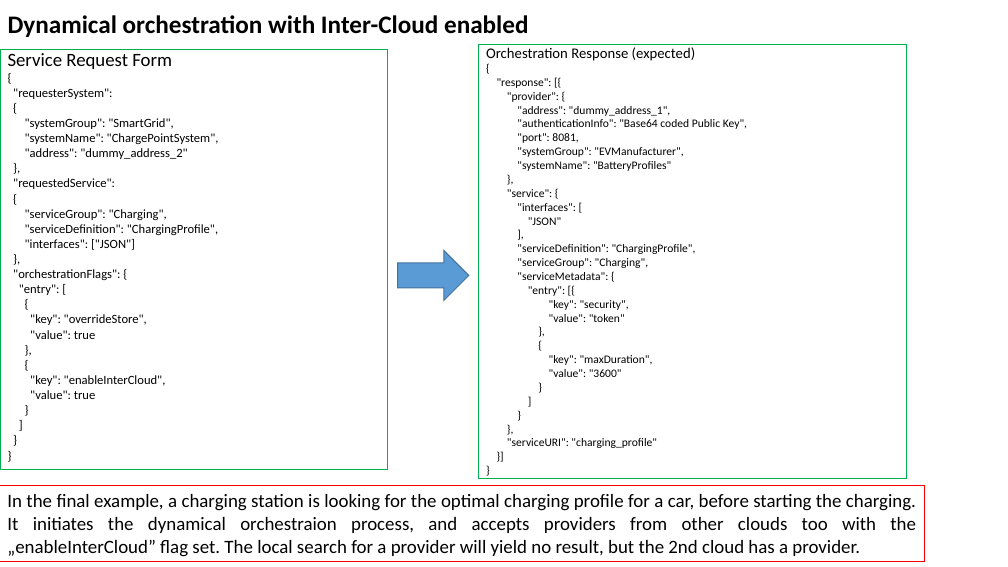
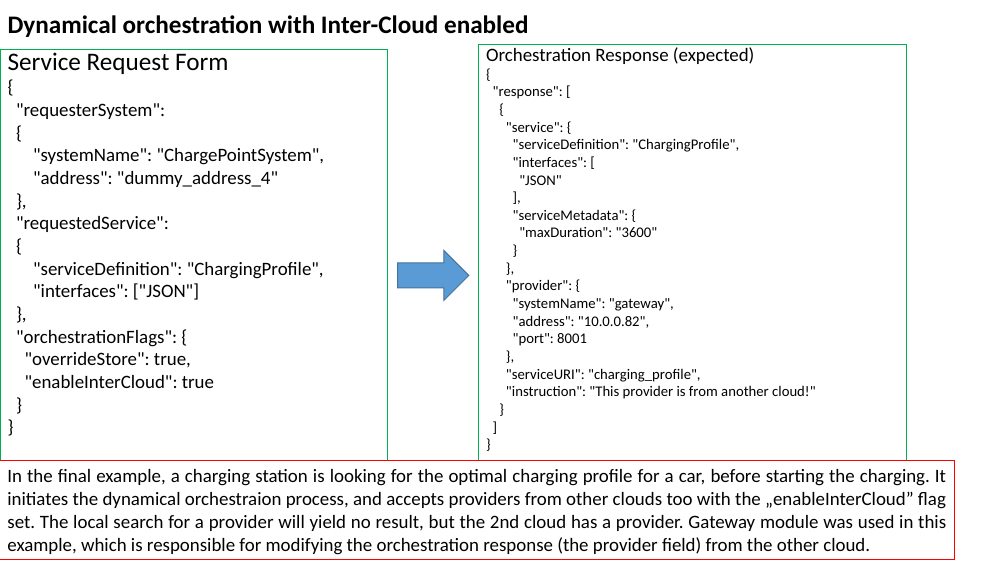
Before and after one commit to hegeduscs/arrowhead, a slide deck: slide 22 of documentation/Quick-Start-Guide-M2.pptx. Drawn at 1008x567 pixels with LibreOffice and Linux fonts; fonts in the diff are those of the drawing. Boxes give left, top, right and bottom in pixels: in the first picture for what was removed or moved away, otherwise in the second. Text is boxed around its words. In the diff, an @@ line names an element or a change of style, - is before the commit and + after.

Commit message:
quick start guide ppt finished

```diff
--- a/documentation/Quick-Start-Guide-M2.pptx
+++ b/documentation/Quick-Start-Guide-M2.pptx
@@ text "Service Request Form": place and size @@
-text "Service Request Form" at <box>0,50,388,470</box>
+text "Service Request Form" at <box>0,50,388,461</box>
@@ text at <box>8,52,325,347</box>: size 17.9 to 24 pt in "Service Request Form"; size 12 to 18 pt in "{", ""requesterSystem":", "{", ""systemName": "ChargePointSystem"," and 9 more places @@
@@ text "Orchestration Response (expected)": place and size @@
-text "Orchestration Response (expected)" at <box>479,45,907,479</box>
+text "Orchestration Response (expected)" at <box>479,45,907,461</box>
@@ text at <box>486,47,754,220</box>: size 14 to 18 pt in "Orchestration Response (expected)"; size 11 to 14 pt in "{", ""service": {", ""interfaces": [", ""JSON"" and 6 more places @@
@@ text at <box>493,86,563,99</box>: text changed; size 11 to 14 pt @@
-"response": [{
-"provider": {
-"address": "dummy_address_1",
-"authenticationInfo": "Base64 coded Public Key",
-"port": 8081,
-"systemGroup": "EVManufacturer",
-"systemName": "BatteryProfiles"
-},
+"response": [
+{
@@ text at <box>25,118,173,129</box>: paragraph removed @@
-"systemGroup": "SmartGrid",
@@ text at <box>513,138,739,152</box>: paragraph added @@
+"serviceDefinition": "ChargingProfile",
@@ text at <box>33,171,278,187</box>: text changed; size 12 to 18 pt @@
-"address": "dummy_address_2"
+"address": "dummy_address_4"
@@ text at <box>25,209,167,220</box>: paragraph removed @@
-"serviceGroup": "Charging",
@@ text at <box>519,227,658,237</box>: text changed; size 11 to 14 pt @@
-"entry": [{
-"key": "security",
-"value": "token"
+"maxDuration": "3600"
+}
@@ text at <box>517,244,696,268</box>: paragraphs removed @@
-"serviceDefinition": "ChargingProfile",
-"serviceGroup": "Charging",
@@ text at <box>506,279,815,399</box>: text changed; size 11 to 14 pt @@
-{
-"key": "maxDuration",
-"value": "3600"
+"provider": {
+"systemName": "gateway",
+"address": "10.0.0.82",
+"port": 8001
+},
+"serviceURI": "charging_profile",
+"instruction": "This provider is from another cloud!"
@@ text at <box>25,352,214,388</box>: text changed; size 12 to 18 pt @@
-"entry": [
-{
-"key": "overrideStore",
-"value": true
-},
-{
-"key": "enableInterCloud",
-"value": true
-}
-]
+"overrideStore": true,
+"enableInterCloud": true
@@ text at <box>507,438,657,448</box>: paragraphs removed @@
-},
-"serviceURI": "charging_profile"
-}]
-}
@@ rectangle "In the final example, a ...": place and size @@
-rectangle "In the final example, a ..." at <box>0,485,925,562</box>
+rectangle "In the final example, a ..." at <box>0,461,955,560</box>
@@ text in rectangle at <box>7,469,946,555</box>: text changed @@
-In the final example, a charging station is looking for the optimal charging profile for a car, before starting the charging. It initiates the dynamical orchestraion process, and accepts providers from other clouds too with the „enableInterCloud” flag set. The local search for a provider will yield no result, but the 2nd cloud has a provider.
+In the final example, a charging station is looking for the optimal charging profile for a car, before starting the charging. It initiates the dynamical orchestraion process, and accepts providers from other clouds too with the „enableInterCloud” flag set. The local search for a provider will yield no result, but the 2nd cloud has a provider. Gateway module was used in this example, which is responsible for modifying the orchestration response (the provider field) from the other cloud.
```
Also in this commit, not shown: 4 other slides changed.
